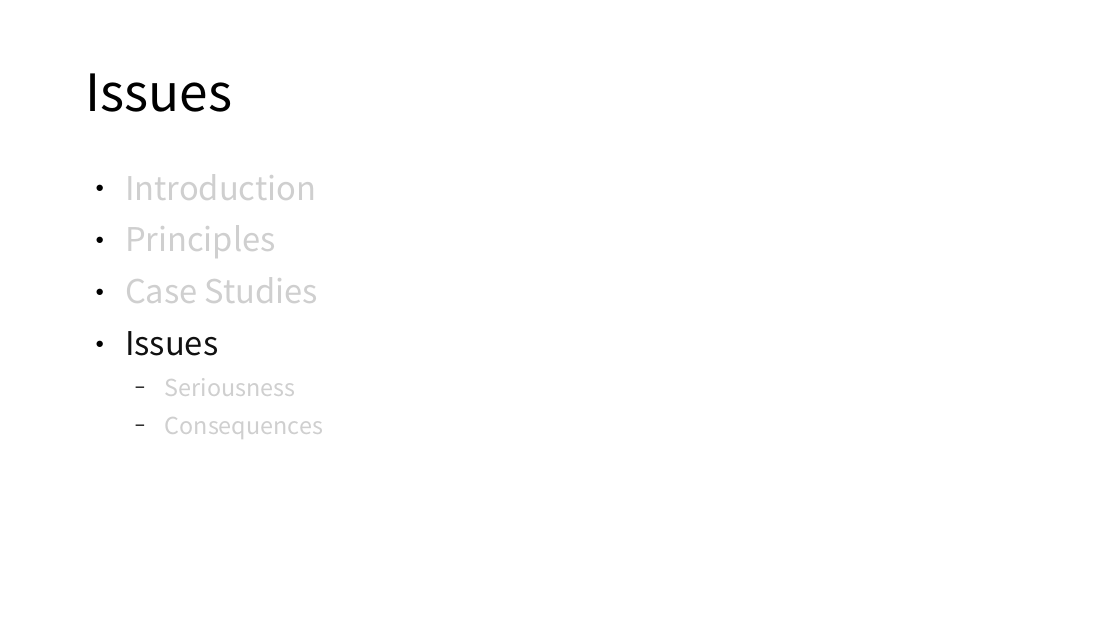
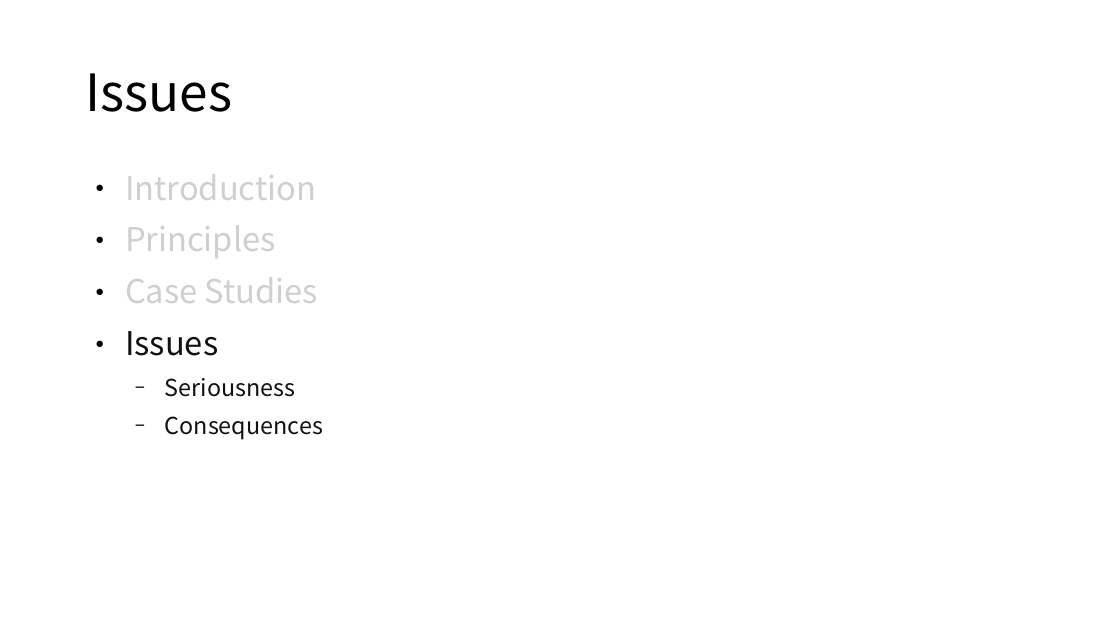
Before and after one commit to shunf4/presentation-auto-breadcrumbs, a slide deck: slide 24 of breadcrumbs_demo.odp (slide 20 before the commit). Drawn at 1120x630 pixels with LibreOffice and Linux fonts; fonts in the diff are those of the drawing. Boxes give left, top, right and bottom in pixels: in the first picture for what was removed or moved away, otherwise in the second. Text is boxed around its words. In the diff, an @@ line names an element or a change of style, - is before the commit and + after.

```diff
--- a/breadcrumbs_demo.odp
+++ b/breadcrumbs_demo.odp
@@ text at (165, 378, 323, 440): text colour #CFCFCF to #111111 in "Seriousness", "Consequences" @@
```
Also in this commit, not shown: 3 other slides changed, 4 slides added, 1 other file.
